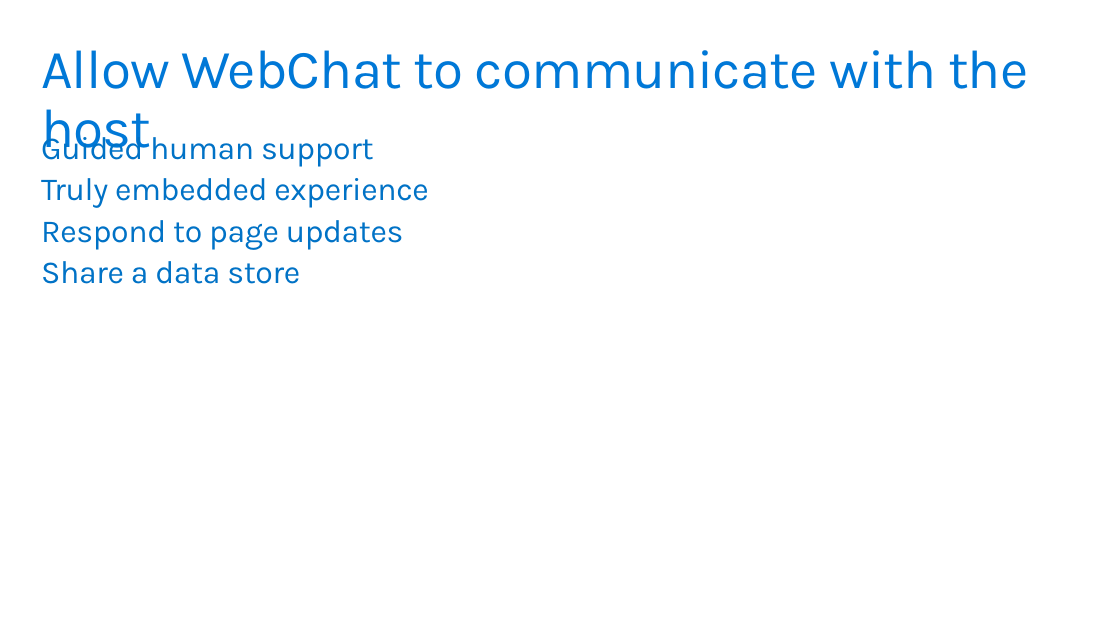
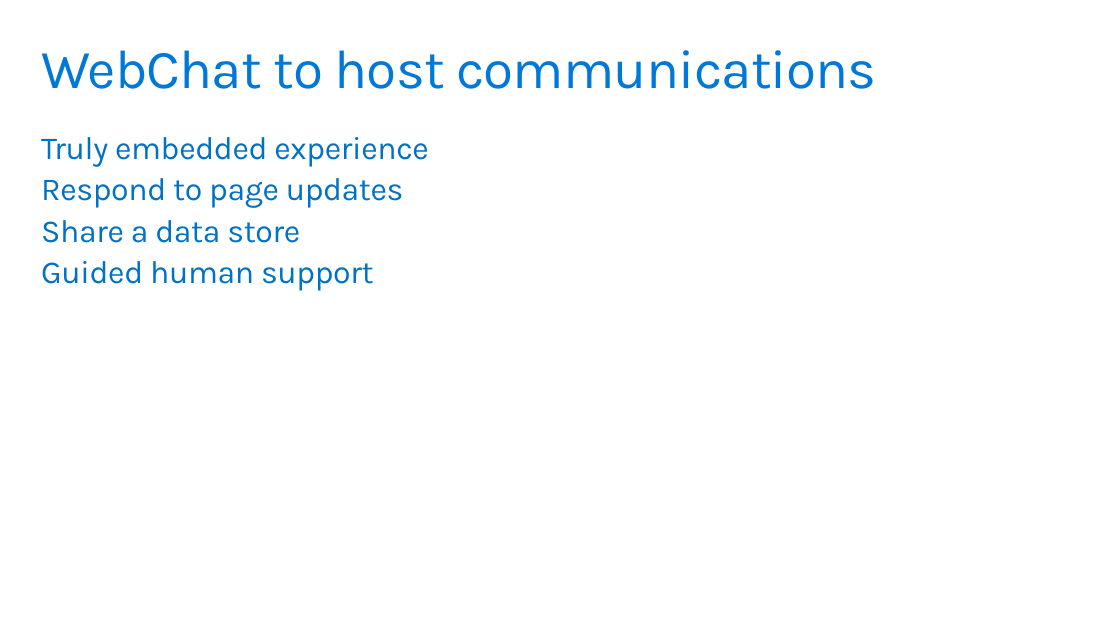
Before and after one commit to GeekTrainer/help-desk-bot-lab, a slide deck: slide 5 of Slides/8 - Backchannel.pptx. Drawn at 1120x630 pixels with LibreOffice and Linux fonts; fonts in the diff are those of the drawing. Boxes give left, top, right and bottom in pixels: in the first picture for what was removed or moved away, otherwise in the second. Text is boxed around its words. In the diff, an @@ line names an element or a change of style, - is before the commit and + after.

Commit message:
Tweaked slides

```diff
--- a/Slides/8 - Backchannel.pptx
+++ b/Slides/8 - Backchannel.pptx
@@ title at (41,50,877,89): text changed @@
-Allow WebChat to communicate with the host
+WebChat to host communications
@@ text at (41,130,374,167): paragraph removed @@
-Guided human support
@@ text at (41,261,374,291): paragraph added @@
+Guided human support
```
Also in this commit, not shown: 3 other slides changed.
